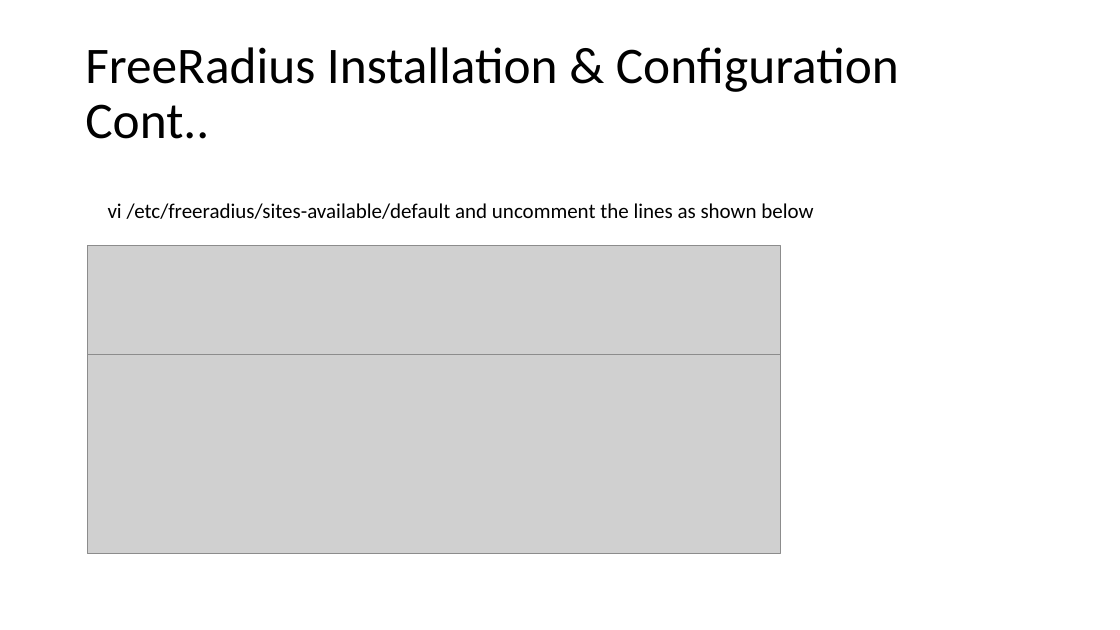
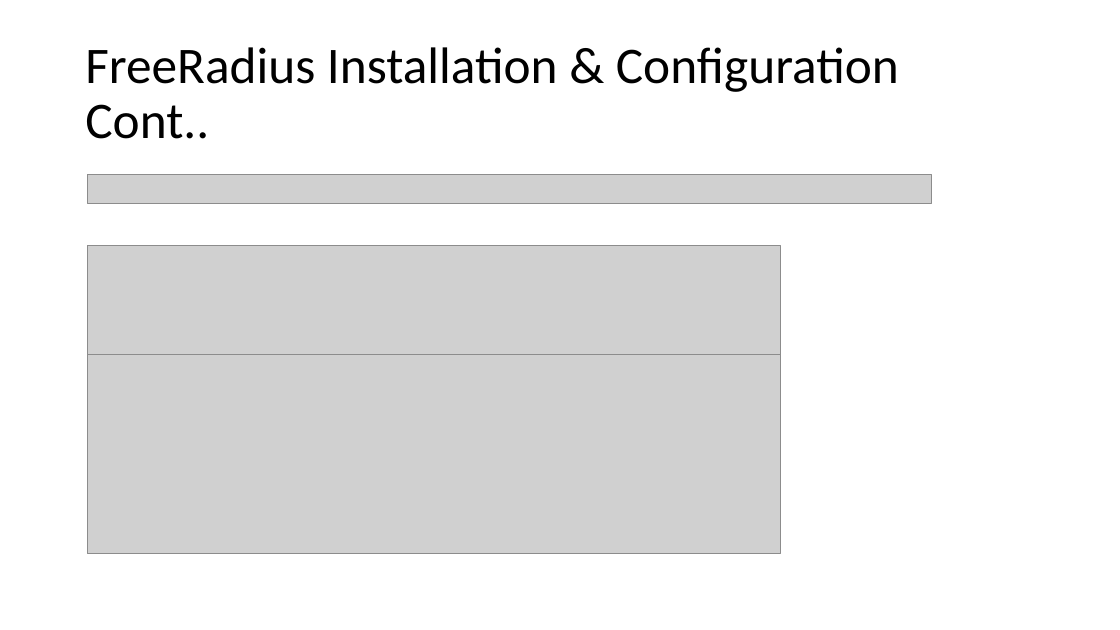
Before and after one commit to afnog/sse, a slide deck: slide 3 of radius/FreeRadius Exercise 2016.pptx. Drawn at 1120x630 pixels with LibreOffice and Linux fonts; fonts in the diff are those of the drawing; grey boxes stand for pictures. Boxes give left, top, right and bottom in pixels: in the first picture for what was removed or moved away, otherwise in the second. Text is boxed around its words. In the diff, an @@ line names an element or a change of style, - is before the commit and + after.

```diff
--- a/radius/FreeRadius Exercise 2016.pptx
+++ b/radius/FreeRadius Exercise 2016.pptx
@@ picture added at bbox=[87, 175, 932, 203] @@
@@ text removed at bbox=[108, 203, 813, 219] @@
-vi /etc/freeradius/sites-available/default and uncomment the lines as shown below
```
Also in this commit, not shown: 6 other slides changed, 1 other file.
